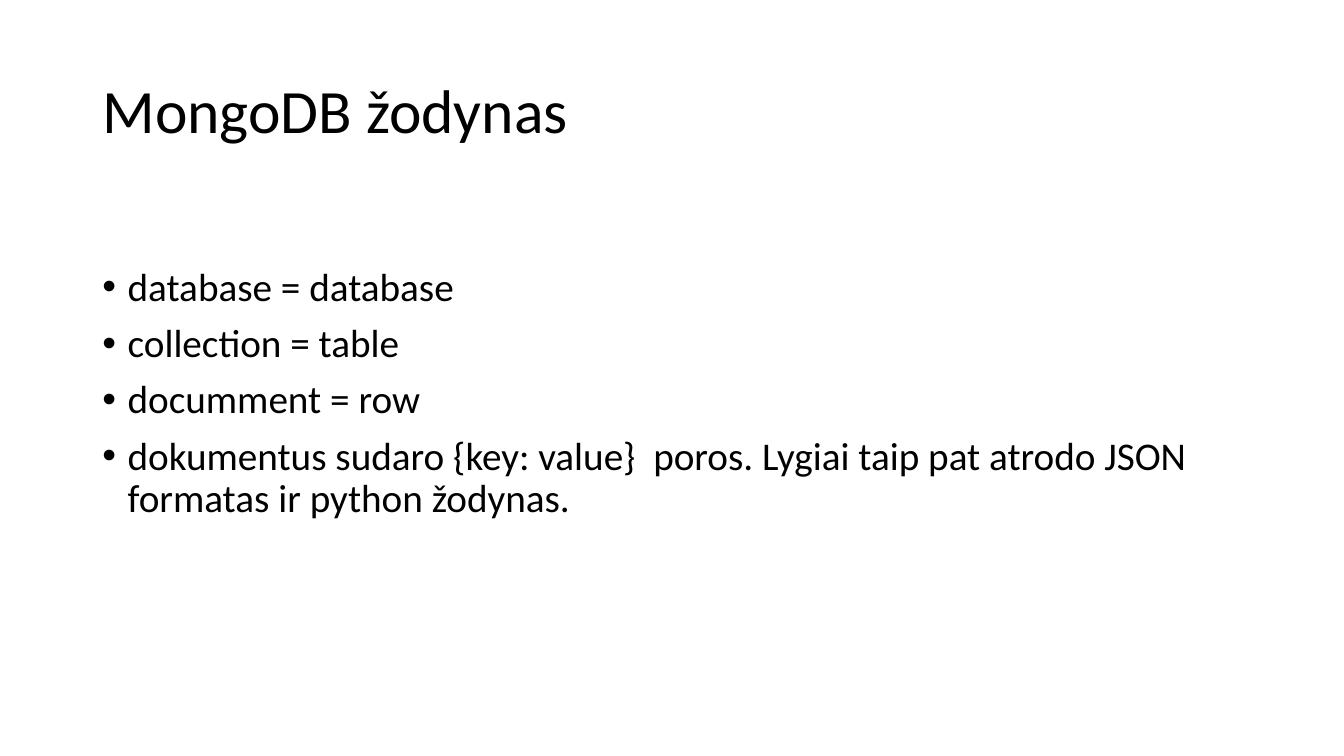
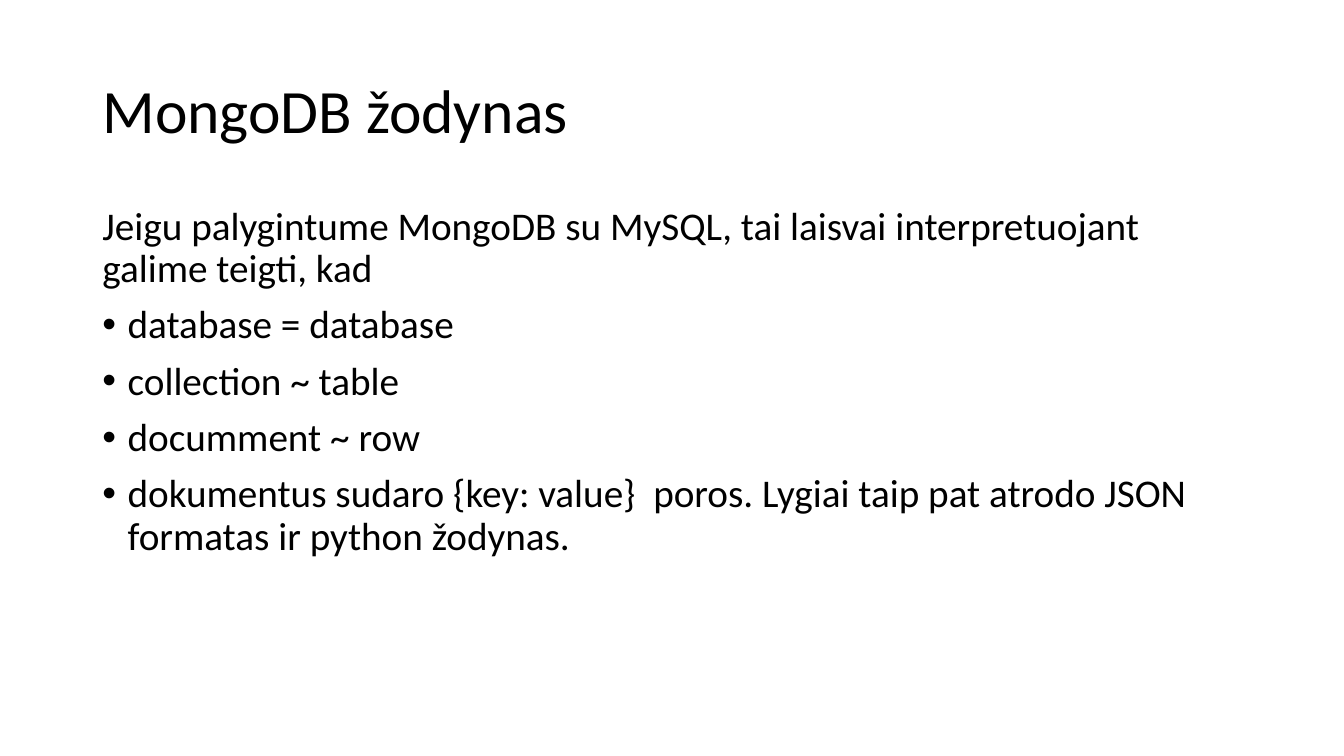
Before and after one commit to modsldn/darbas_su_duomenimis, a slide deck: slide 4 of skaidres/darbas_su_duomenimis_13.pptx. Drawn at 1344x756 pixels with LibreOffice and Linux fonts; fonts in the diff are those of the drawing. Boxes give left, top, right and bottom in pixels: in the first picture for what was removed or moved away, otherwise in the second. Text is boxed around its words. In the diff, an @@ line names an element or a change of style, - is before the commit and + after.

Commit message:
mongodb skaidriu update

```diff
--- a/skaidres/darbas_su_duomenimis_13.pptx
+++ b/skaidres/darbas_su_duomenimis_13.pptx
@@ text at (x1=102, y1=212, x2=1139, y2=289): paragraph added @@
+Jeigu palygintume MongoDB su MySQL, tai laisvai interpretuojant galime teigti, kad
@@ text at (x1=128, y1=367, x2=420, y2=452): text changed @@
-• collection = table
-• documment = row
+• collection ~ table
+• documment ~ row
```
Also in this commit, not shown: 2 other slides changed, 13 slides added, 3 slides removed, 3 other files.
